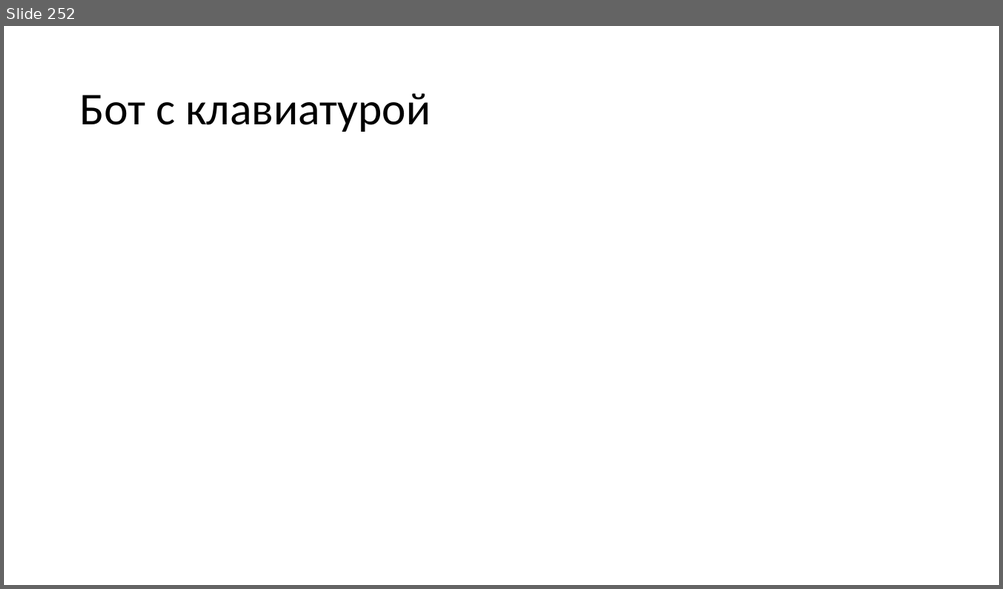
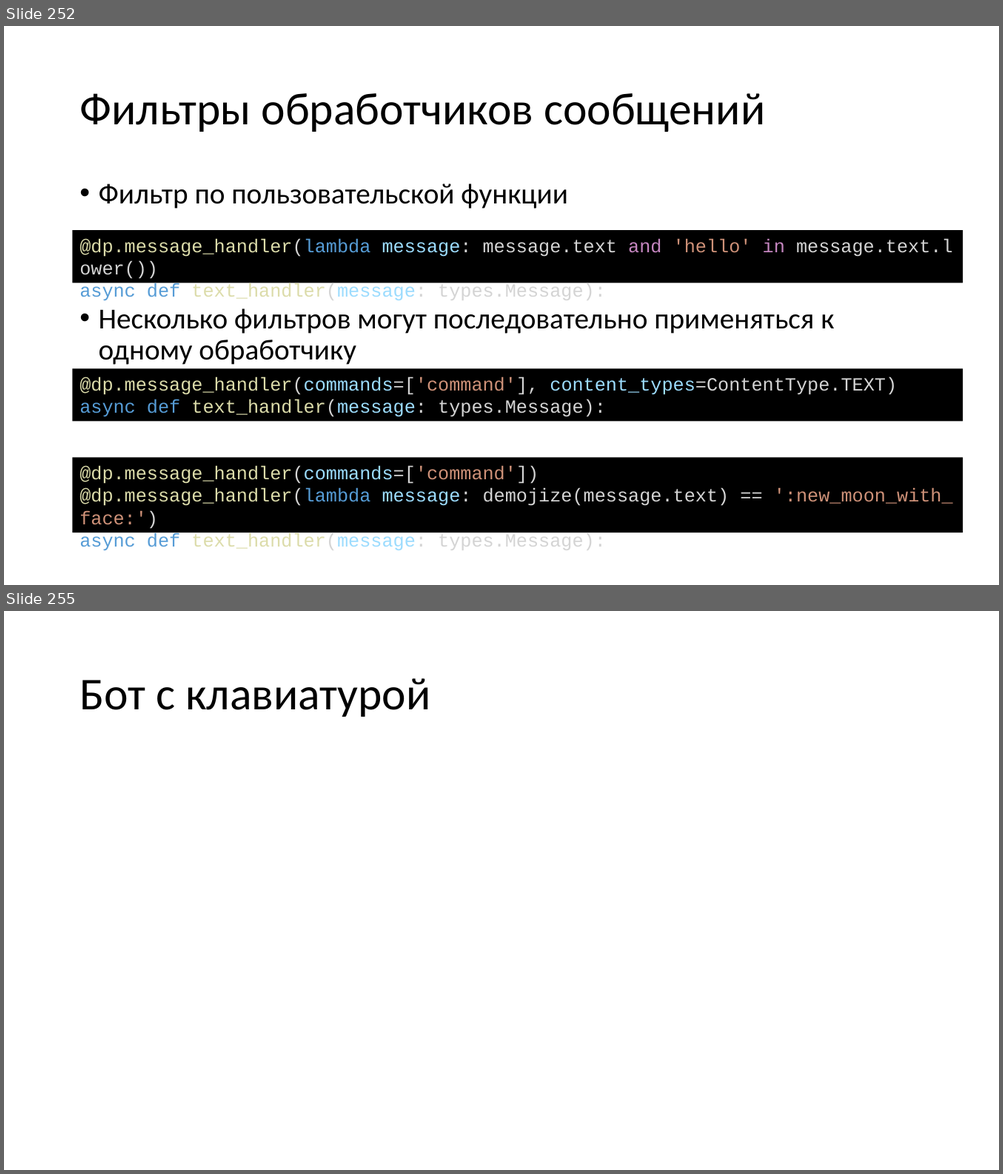
Before and after one commit to paveltsytovich/telegram-course, a slide deck: Presentation/Разработка ботов для телеграмм на Python.pptx. Shown one above the other, each under a label of ours: slide 252 before the commit, slides 252 and 255 after it; the slides between them are not shown. The pictures are 1003x589 and 1003x1174 pixels, drawn with LibreOffice and Linux fonts; fonts in the diff are those of the drawing. Boxes give left, top, right and bottom in pixels: in the first picture for what was removed or moved away, otherwise in the second. Text is boxed around its words. In the diff, an @@ line names an element or a change of style, - is before the commit and + after.

```diff
--- a/Presentation/Разработка ботов для телеграмм на Python.pptx
+++ b/Presentation/Разработка ботов для телеграмм на Python.pptx
@@ slide 252 added at (4,26,999,585), background #FFFFFF @@
@@ title added at (79,93,765,132), 44 pt, text #000000 @@
+Фильтры обработчиков сообщений
@@ text added at (99,184,834,365), 28 pt, text #000000 @@
+• Фильтр по пользовательской функции
+• Несколько фильтров могут последовательно применяться к одному обработчику
@@ rectangle added at (73,230,963,284), fill #000000, 18 pt, text #D4D4D4 @@
+@dp.message_handler(lambda message: message.text and 'hello' in message.text.lower())
+async def text_handler(message: types.Message):
@@ rectangle added at (73,369,963,422), fill #000000, 18 pt, text #D4D4D4 @@
+@dp.message_handler(commands=['command'], content_types=ContentType.TEXT)
+async def text_handler(message: types.Message):
@@ rectangle added at (73,458,963,534), fill #000000, 18 pt, text #DCDCAA @@
+@dp.message_handler(commands=['command'])
+@dp.message_handler(lambda message: demojize(message.text) == ':new_moon_with_face:')
+async def text_handler(message: types.Message):
@@ what was slide 252 is now slide 255 @@
```
Also in this commit, not shown: 2 slides changed, 2 other slides added.
